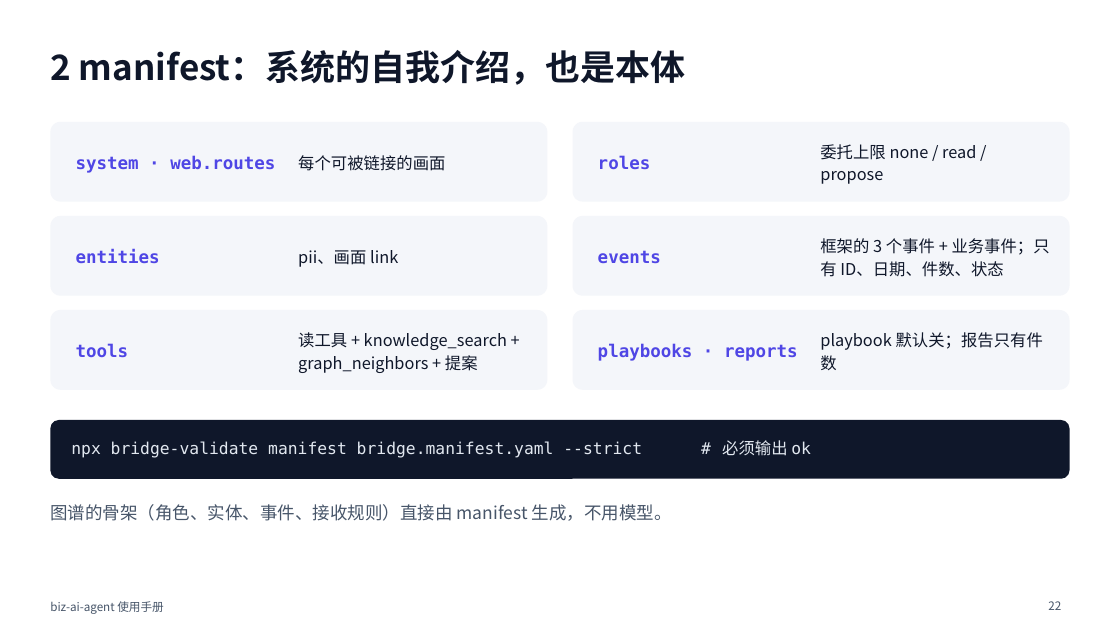
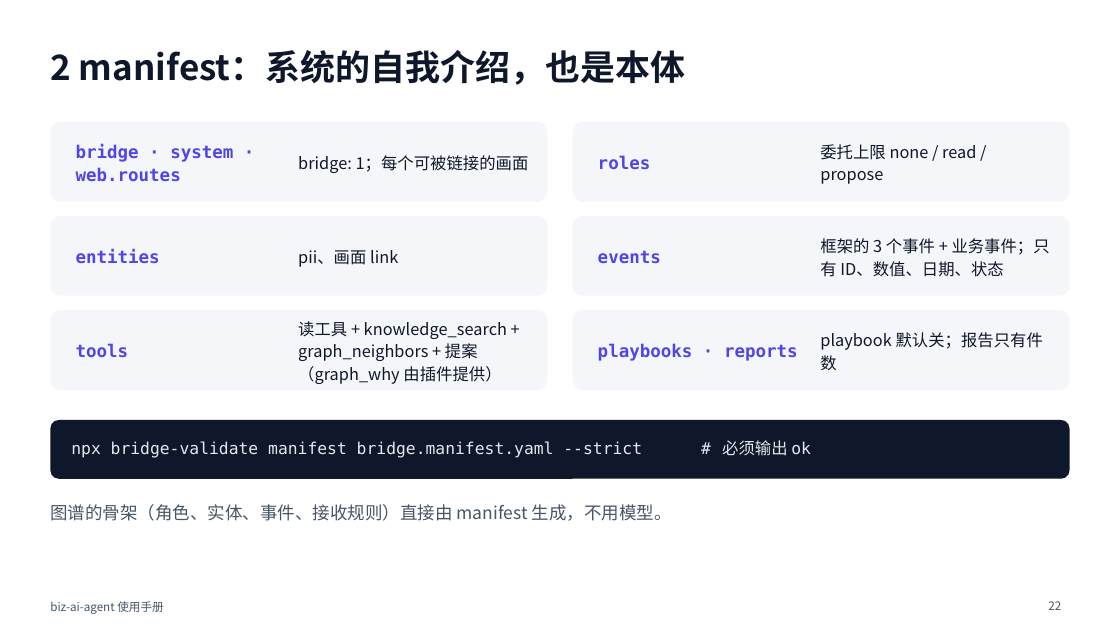
Before and after one commit to ITC-cloud-soft/biz-ai-agent, a slide deck: slide 22 of docs/MANUAL.pptx. Drawn at 1120x630 pixels with LibreOffice and Linux fonts; fonts in the diff are those of the drawing. Boxes give left, top, right and bottom in pixels: in the first picture for what was removed or moved away, otherwise in the second. Text is boxed around its words. In the diff, an @@ line names an element or a change of style, - is before the commit and + after.

```diff
--- a/docs/MANUAL.pptx
+++ b/docs/MANUAL.pptx
@@ text at <box>76,144,233,181</box>: text changed @@
-system · web.routes
+bridge · system · web.routes
@@ text at <box>298,155,529,173</box>: text changed @@
-每个可被链接的画面
+bridge: 1；每个可被链接的画面
@@ text at <box>820,238,1050,277</box>: text changed @@
-框架的 3 个事件 + 业务事件；只有 ID、日期、件数、状态
+框架的 3 个事件 + 业务事件；只有 ID、数值、日期、状态
@@ text at <box>298,321,507,384</box>: text changed @@
-读工具 + knowledge_search + graph_neighbors + 提案
+读工具 + knowledge_search + graph_neighbors + 提案（graph_why 由插件提供）
```
Also in this commit, not shown: 26 other slides changed.
